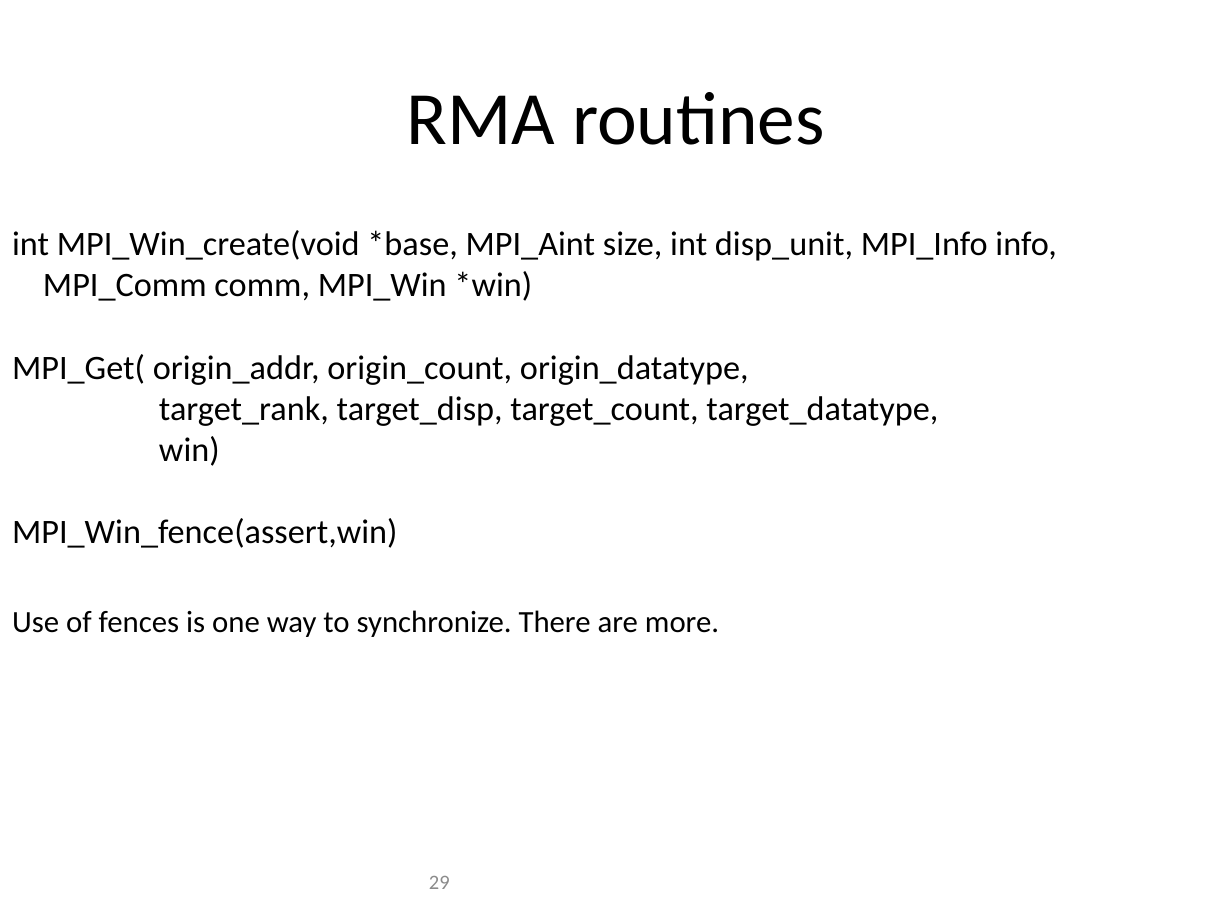
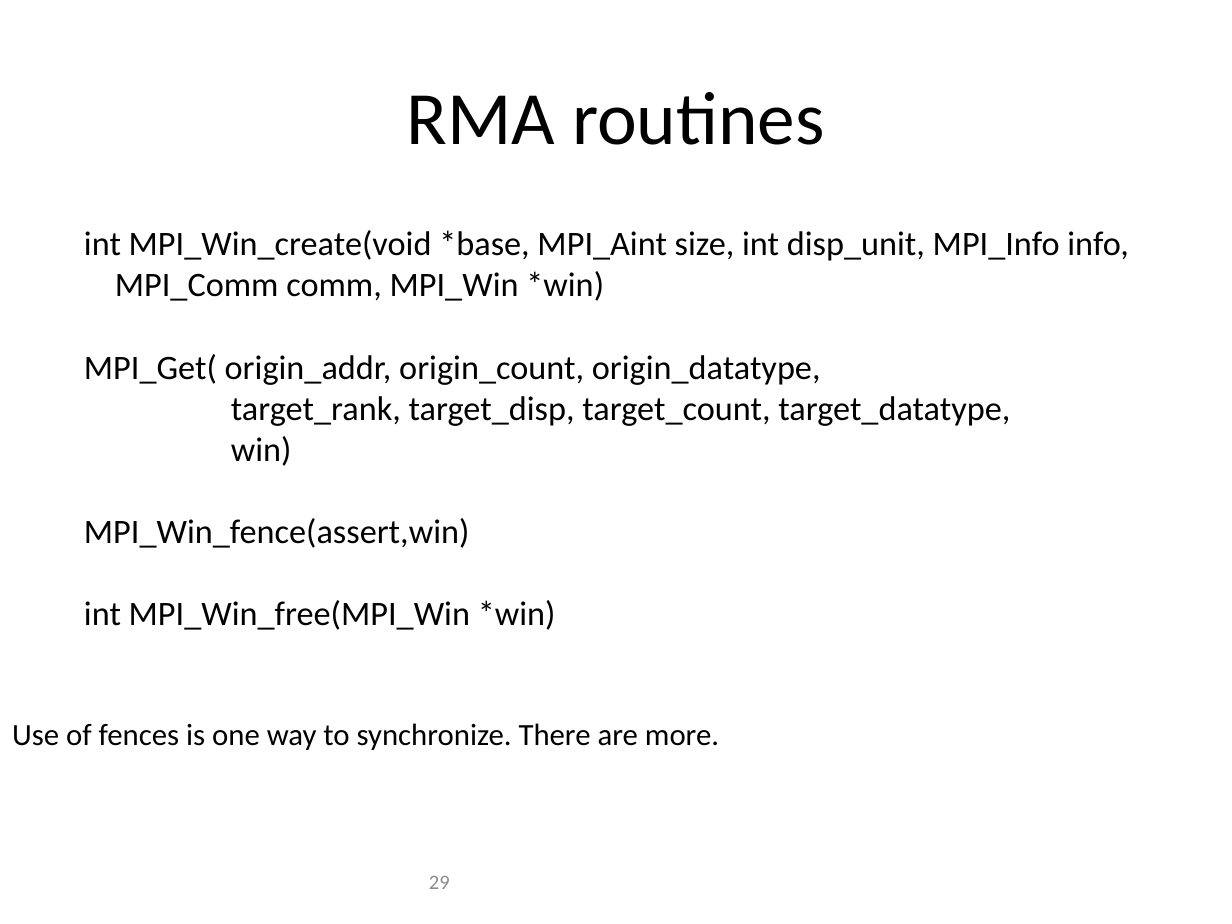
Before and after one commit to allenyllee/Parallel-Computing-Book, a slide deck: slide 29 of slides/MPI/MPI-point2point.pptx. Drawn at 1232x924 pixels with LibreOffice and Linux fonts; fonts in the diff are those of the drawing; background and template pictures are left out. Boxes give left, top, right and bottom in pixels: in the first picture for what was removed or moved away, otherwise in the second. Text is boxed around its words. In the diff, an @@ line names an element or a change of style, - is before the commit and + after.

Commit message:
hpc slides

```diff
--- a/slides/MPI/MPI-point2point.pptx
+++ b/slides/MPI/MPI-point2point.pptx
@@ text "int MPI_Win_create(void *base, MPI_Aint size, ...": place and size @@
-text "int MPI_Win_create(void *base, MPI_Aint size, ..." at bbox=[12, 230, 1056, 548]
+text "int MPI_Win_create(void *base, MPI_Aint size, ..." at bbox=[84, 230, 1128, 630]
@@ text at bbox=[84, 600, 556, 630]: paragraph added @@
+int MPI_Win_free(MPI_Win *win)
@@ text "Use of fences is one ...": place and size @@
-text "Use of fences is one ..." at bbox=[12, 610, 719, 637]
+text "Use of fences is one ..." at bbox=[12, 723, 719, 750]
```
Also in this commit, not shown: 3 slides added, 18 other files.
